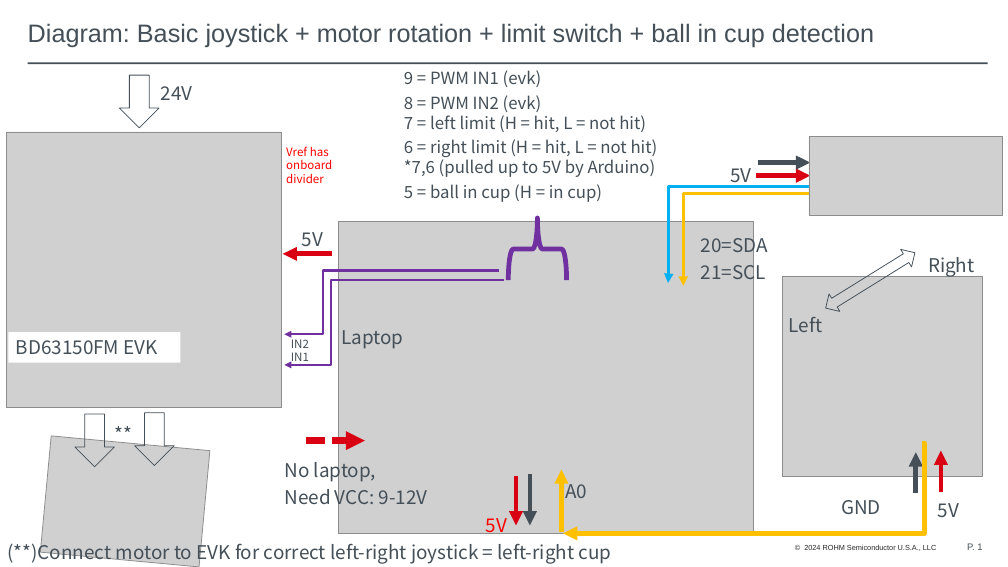
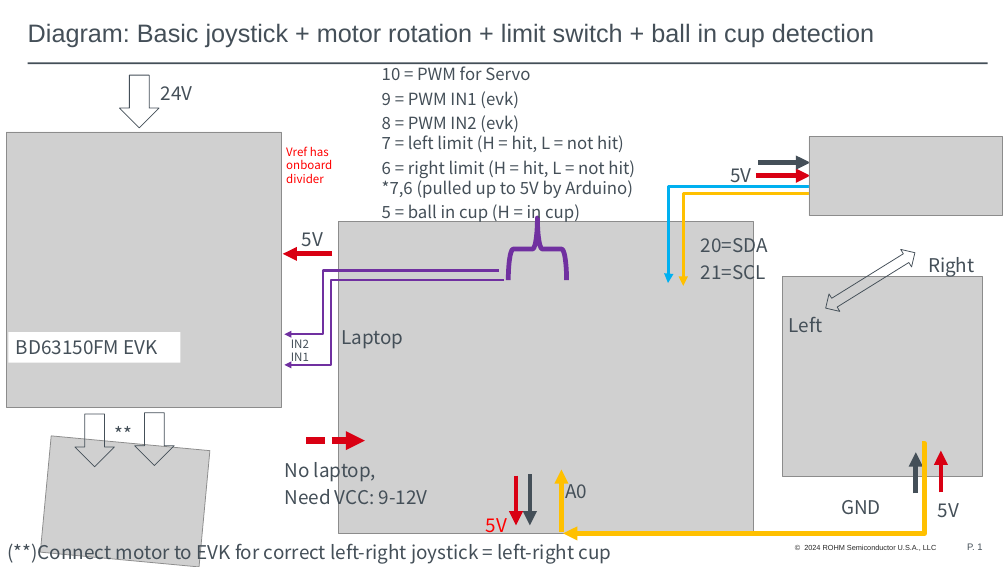
Before and after one commit to mvanocht/Ping-Pong-Catcher, a slide deck: slide 1 of PingPongCathcher_Diagram.pptx. Drawn at 1008x567 pixels with LibreOffice and Linux fonts; fonts in the diff are those of the drawing; grey boxes stand for pictures; background and template pictures are left out. Boxes give left, top, right and bottom in pixels: in the first picture for what was removed or moved away, otherwise in the second. Text is boxed around its words. In the diff, an @@ line names an element or a change of style, - is before the commit and + after.

Commit message:
Update PingPongCathcher_Diagram.pptx
updated to include pin 10 for servo drive

```diff
--- a/PingPongCathcher_Diagram.pptx
+++ b/PingPongCathcher_Diagram.pptx
@@ text "10 = PWM for Servo": place and size @@
-text "10 = PWM for Servo" at box(404, 70, 658, 202)
+text "10 = PWM for Servo" at box(382, 63, 635, 223)
@@ text at box(382, 63, 530, 80): paragraph added @@
+10 = PWM for Servo
```
